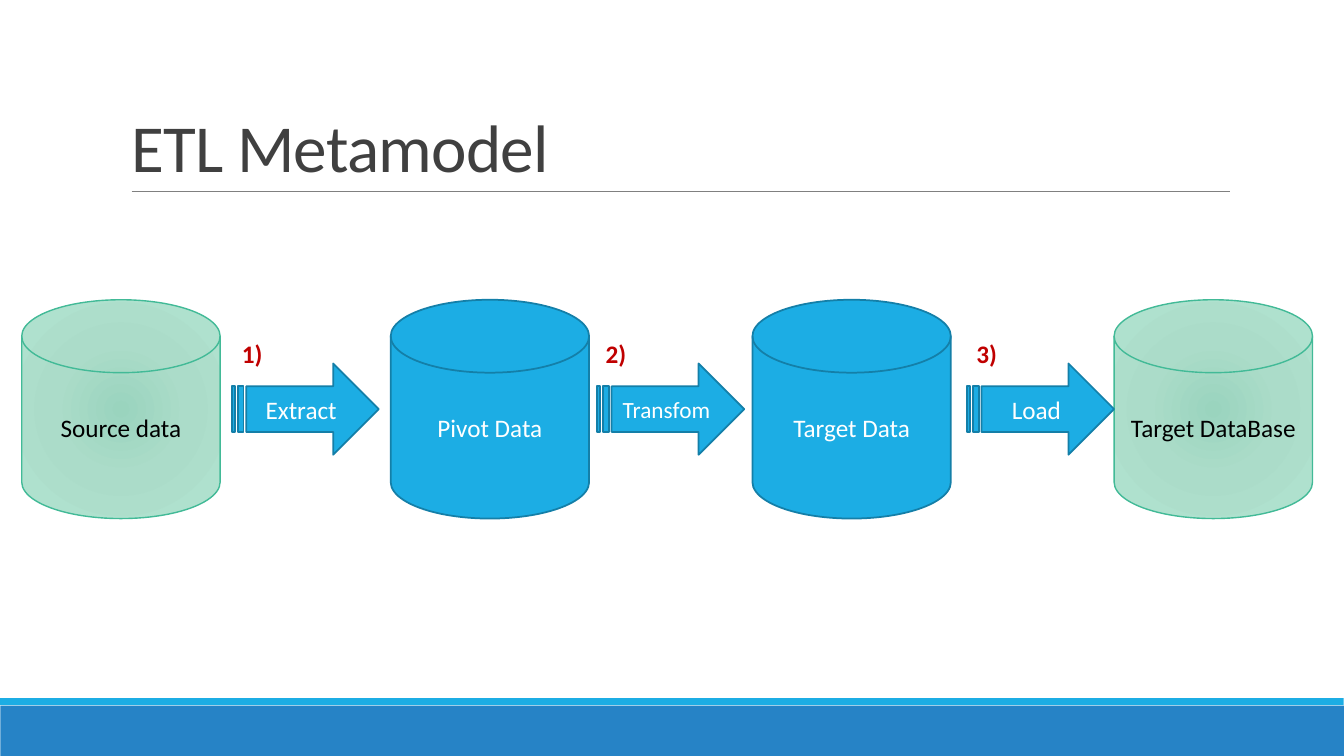
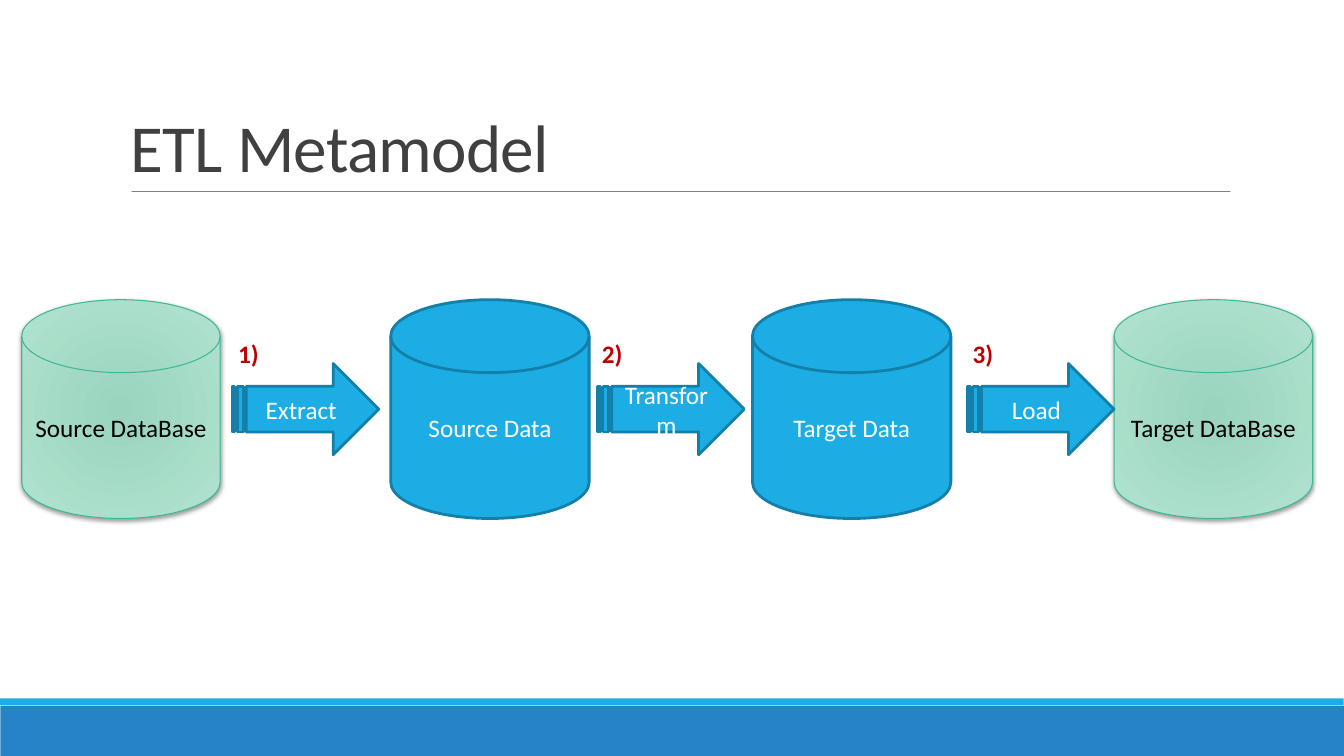
Before and after one commit to vivo-community/DSpace-VIVO, a slide deck: slide 3 of releng/ca.uqam.dspace2vivo.model.conceptual/Architectural Plan.pptx (slide 6 before the commit). Drawn at 1344x756 pixels with LibreOffice and Linux fonts; fonts in the diff are those of the drawing. Boxes give left, top, right and bottom in pixels: in the first picture for what was removed or moved away, otherwise in the second. Text is boxed around its words. In the diff, an @@ line names an element or a change of style, - is before the commit and + after.

```diff
--- a/releng/ca.uqam.dspace2vivo.model.conceptual/Architectural Plan.pptx
+++ b/releng/ca.uqam.dspace2vivo.model.conceptual/Architectural Plan.pptx
@@ cylinder added at [22, 299, 221, 518], fill gradient #9AD4BE to #B1E3D0, outline #3EB995 0.75 pt, 18 pt, text #000000 @@
+Source DataBase
@@ cylinder "Source Data": place and size @@
-cylinder "Source Data" at [22, 299, 221, 518]
+cylinder "Source Data" at [391, 299, 590, 518]
@@ cylinder "Source Data" at [391, 299, 590, 518]: fill gradient #9BD5BE to #ABDCC9 to #B1E4D0 to #1CADE4; outline #42BA97 1 pt to #1580A9 2 pt @@
@@ cylinder removed at [391, 299, 590, 518] @@
-Pivot Data
@@ cylinder "Target DataBase" at [1114, 299, 1313, 518]: fill gradient #9BD5BE to #ABDCC9 to #B1E4D0 to gradient #9AD4BE to #B1E3D0; outline #42BA97 1 pt to #3EB995 0.75 pt; shadow on @@
@@ text "1)": place and size @@
-text "1)" at [242, 344, 263, 367]
+text "1)" at [238, 344, 259, 367]
@@ text "2)": place and size @@
-text "2)" at [606, 344, 627, 367]
+text "2)" at [602, 344, 623, 367]
@@ outline #1580A9 1.25 pt to #1580A9 2 pt; proportions changed in 3 elements at [232, 364, 379, 456], [968, 364, 1115, 456], [598, 364, 745, 456] @@
@@ text in striped right arrow at [623, 402, 710, 418]: text changed; size 16.6 to 18 pt @@
-Transfom
+Transform
@@ text in cylinder at [428, 420, 552, 437]: text changed; text colour #000000 to #FFFFFF @@
-Source data
+Source Data
```
Also in this commit, not shown: 12 other slides changed.
